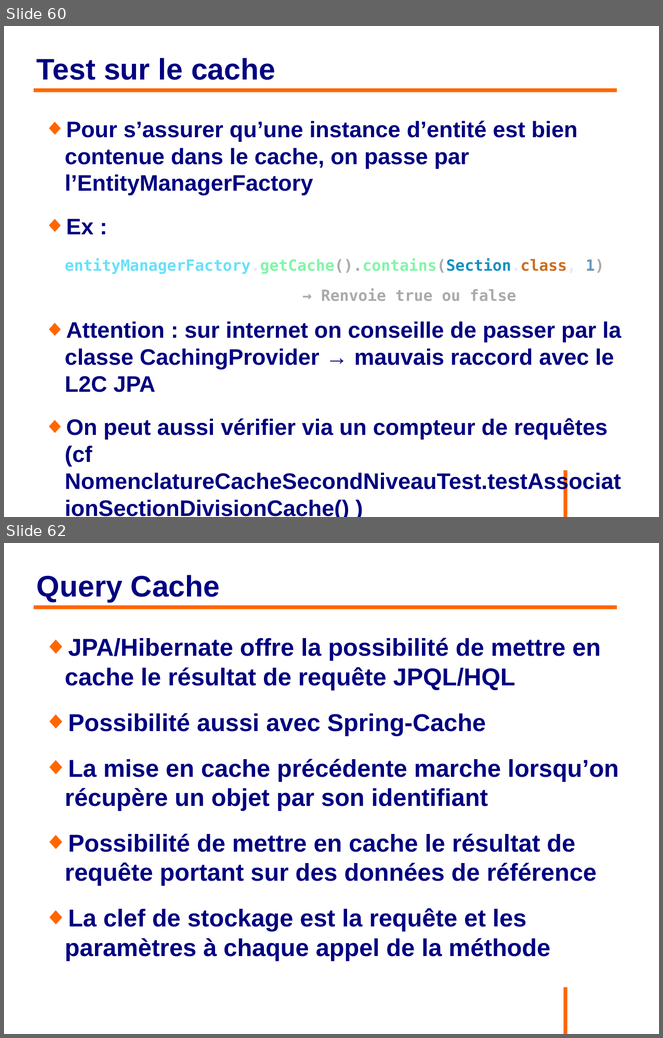
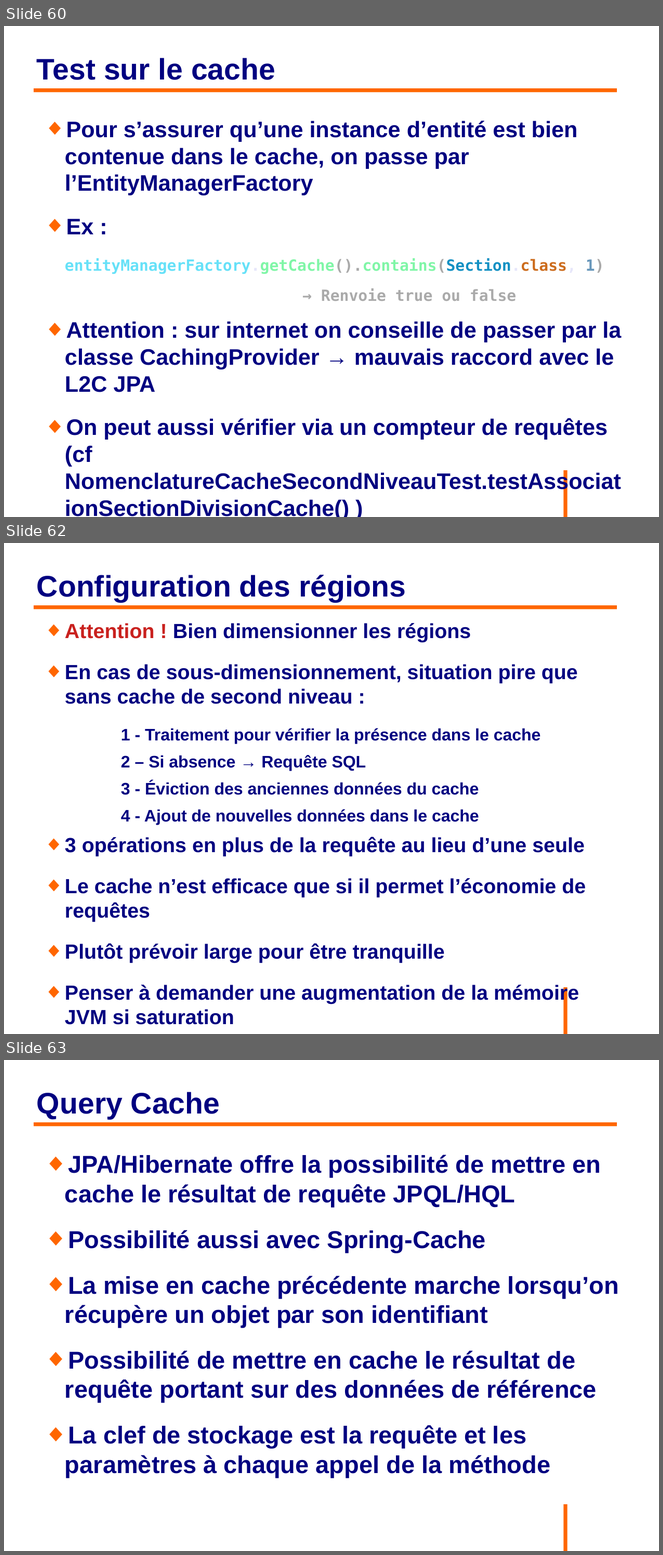
Before and after one commit to philphils/formation-hibernate-avancee, a slide deck: Documentation/diapo_formation_hibernate_avancee.odp. Shown one above the other, each under a label of ours: slides 60 and 62 before the commit, slides 60, 62 and 63 after it; the slides between them are not shown. The pictures are 663x1038 and 663x1555 pixels, drawn with LibreOffice and Linux fonts; fonts in the diff are those of the drawing; background and template pictures are left out. Boxes give left, top, right and bottom in pixels: in the first picture for what was removed or moved away, otherwise in the second. Text is boxed around its words. In the diff, an @@ line names an element or a change of style, - is before the commit and + after.

```diff
--- a/Documentation/diapo_formation_hibernate_avancee.odp
+++ b/Documentation/diapo_formation_hibernate_avancee.odp
@@ slide 62 added at (4, 543, 659, 1034), background #FFFFFF; not listed: 1 template element that a slide beside it also shows @@
@@ title added at (37, 575, 406, 602), 36 pt, text #000080, bold @@
+Configuration des régions
@@ line added from (34, 607) to (618, 607), #FF6600 4.54 pt @@
@@ text added at (65, 623, 586, 1025), 24.8 pt, text #000080, bold @@
+◆ Attention ! Bien dimensionner les régions
+◆ En cas de sous-dimensionnement, situation pire que sans cache de second niveau :
+    1 - Traitement pour vérifier la présence dans le cache
+    2 – Si absence → Requête SQL
+    3 - Éviction des anciennes données du cache
+    4 - Ajout de nouvelles données dans le cache
+◆ 3 opérations en plus de la requête au lieu d’une seule
+◆ Le cache n’est efficace que si il permet l’économie de requêtes
+◆ Plutôt prévoir large pour être tranquille
+◆ Penser à demander une augmentation de la mémoire JVM si saturation
@@ what was slide 62 is now slide 63 @@
```
Also in this commit, not shown: 10 slides changed, 7 other files.
